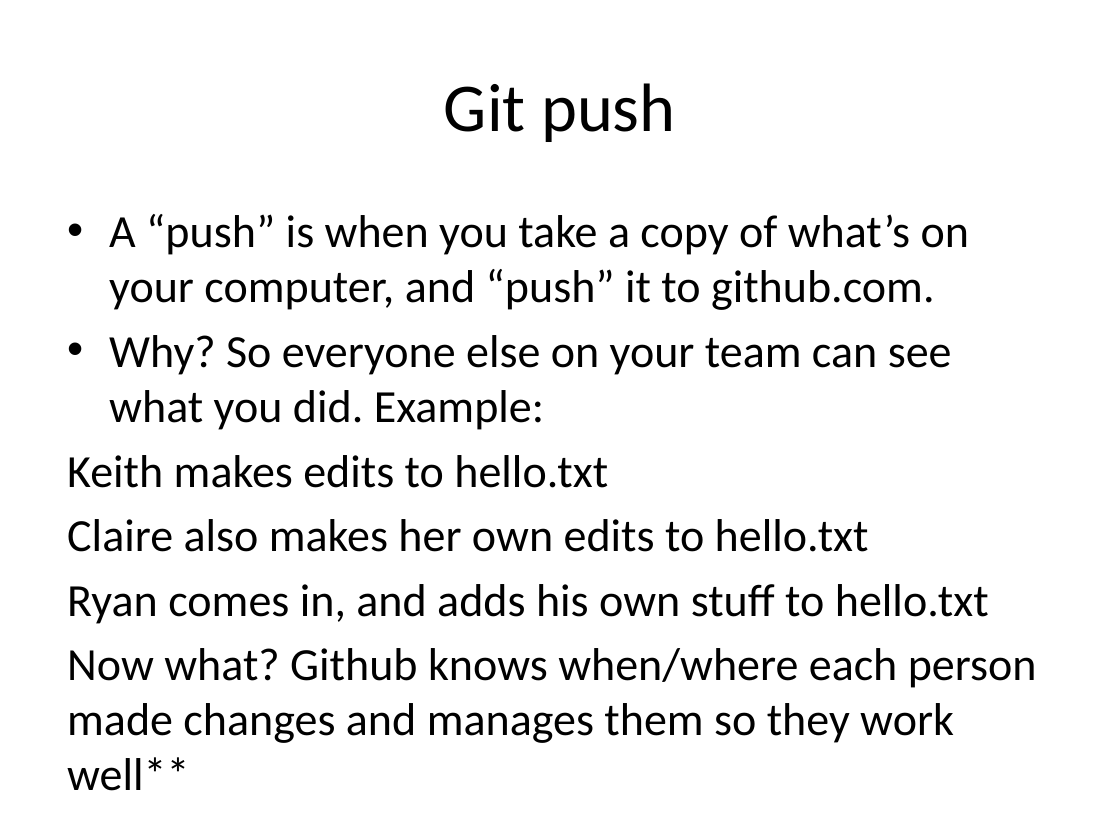
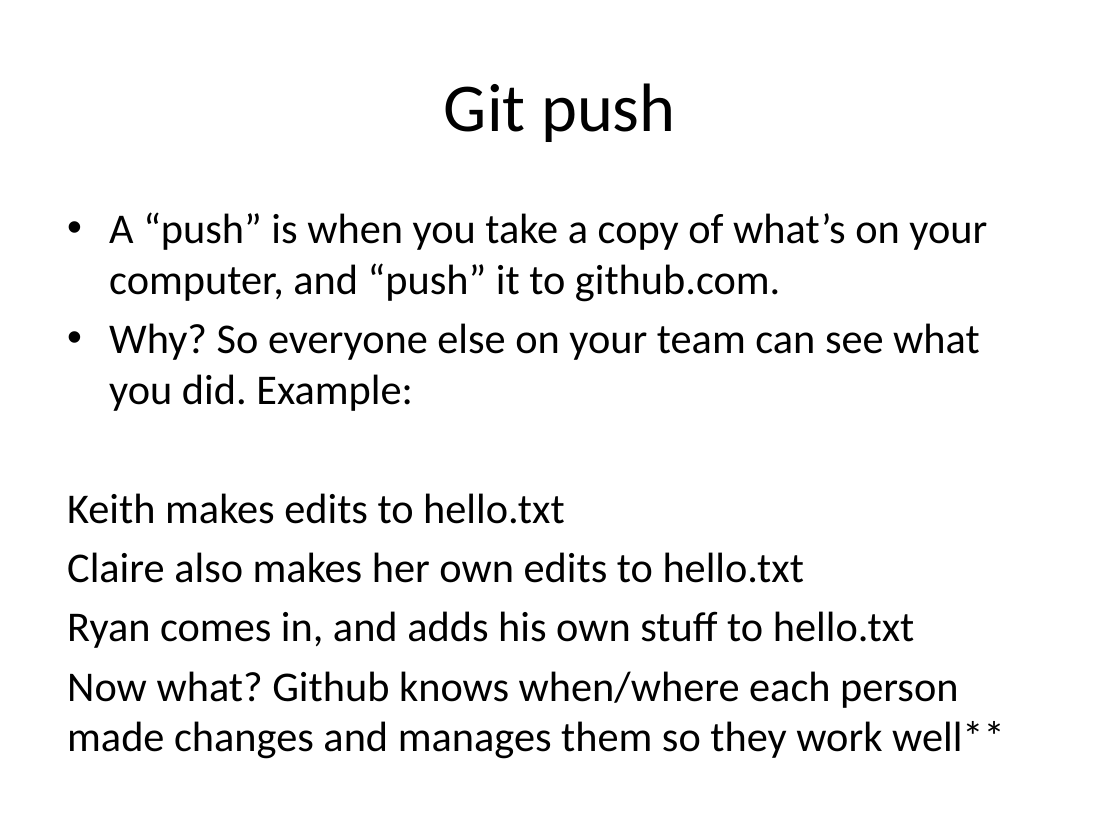
Before and after one commit to jtian1167/SLP-demo, a slide deck: slide 14 of SLP github.pptx (slide 15 before the commit). Drawn at 1120x840 pixels with LibreOffice and Linux fonts; fonts in the diff are those of the drawing. Boxes give left, top, right and bottom in pixels: in the first picture for what was removed or moved away, otherwise in the second. Text is boxed around its words. In the diff, an @@ line names an element or a change of style, - is before the commit and + after.

```diff
--- a/SLP github.pptx
+++ b/SLP github.pptx
@@ text "A “push” is when you ..." at (x1=67, y1=212, x2=1005, y2=759): size 29.6 to 27.2 pt @@
```
Also in this commit, not shown: 6 other slides changed, 2 slides added, 1 slide removed.
